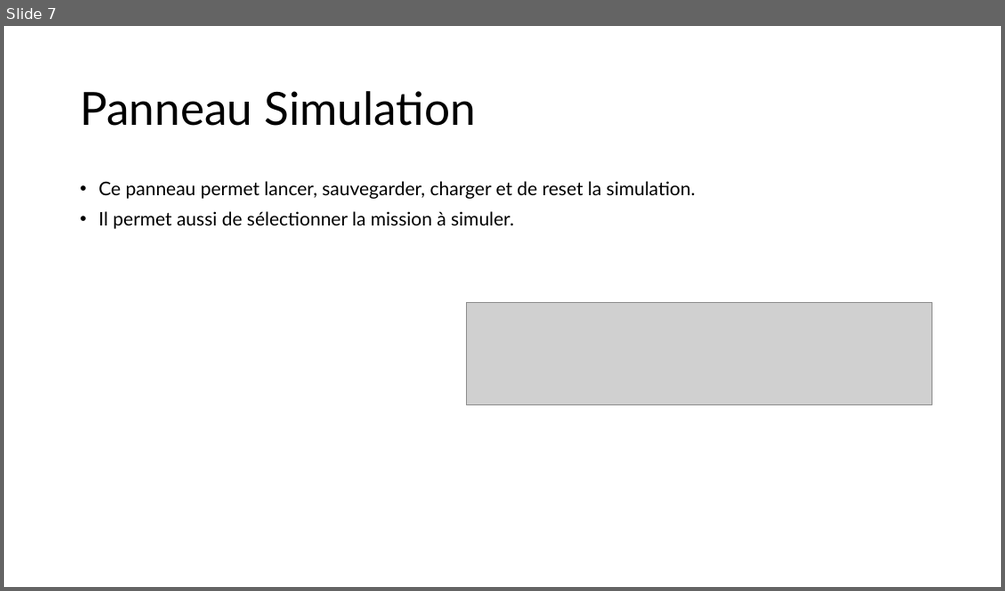
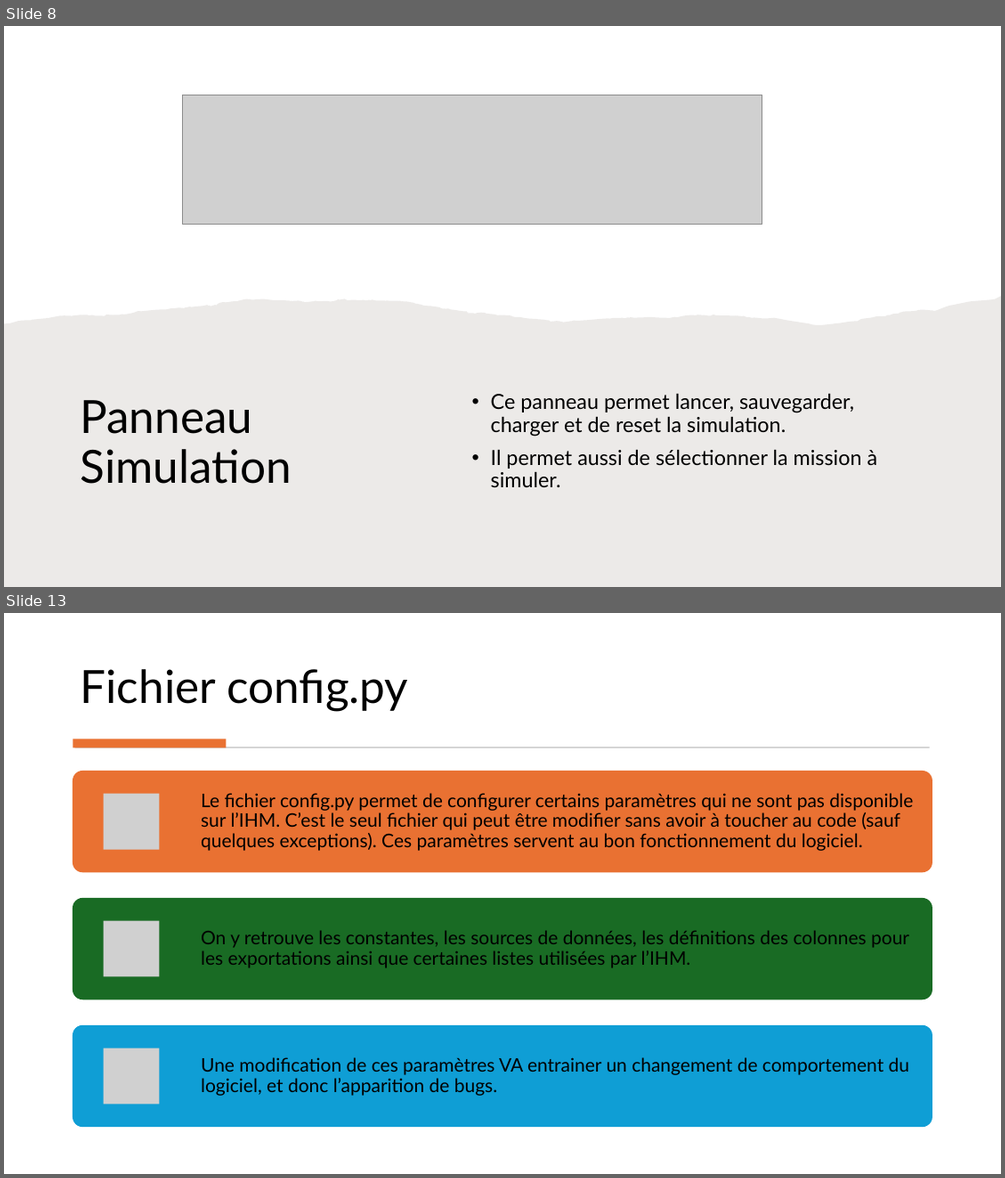
Before and after one commit to leoid3/EO_Tools, a slide deck: User guide.pptx. Shown one above the other, each under a label of ours: slide 7 before the commit, slides 8 and 13 after it; the slides between them are not shown. The pictures are 1005x591 and 1005x1178 pixels, drawn with LibreOffice and Linux fonts; fonts in the diff are those of the drawing; grey boxes stand for pictures. Boxes give left, top, right and bottom in pixels: in the first picture for what was removed or moved away, otherwise in the second. Text is boxed around its words. In the diff, an @@ line names an element or a change of style, - is before the commit and + after.

```diff
--- a/User guide.pptx
+++ b/User guide.pptx
@@ slide 13 added at box(4, 613, 1001, 1174), background #FFFFFF @@
@@ title added at box(81, 669, 408, 712), 44 pt, text #000000 @@
+Fichier config.py
@@ rectangle added at box(73, 738, 226, 747), fill #E97132 @@
@@ rectangle added at box(75, 747, 930, 748), fill #D5D5D5 @@
@@ group added at box(73, 771, 933, 1127): 3 rounded rectangles, 3 pictures, 3 texts @@
+Le fichier config.py permet de configurer certains paramètres qui ne sont pas disponible sur l’IHM. C’est le seul fichier qui peut être modifier sans avoir à toucher au code (sauf quelques exceptions). Ces paramètres servent au bon fonctionnement du logiciel.
+On y retrouve les constantes, les sources de données, les définitions des colonnes pour les exportations ainsi que certaines listes utilisées par l’IHM.
+Une modification de ces paramètres VA entrainer un changement de comportement du logiciel, et donc l’apparition de bugs.
@@ what was slide 7 is now slide 8 @@
@@ slide 8 changed as well @@
@@ picture added at box(183, 95, 762, 224) @@
@@ freeform shape added at box(4, 296, 1001, 587), fill #82766A at 15% opacity @@
@@ picture removed at box(467, 302, 933, 404) @@
@@ title "Panneau Simulation" rewrapped from box(80, 91, 476, 126) to box(80, 400, 291, 483) @@
@@ text "Ce panneau permet lancer, sauvegarder, ...": place and size @@
-text "Ce panneau permet lancer, sauvegarder, ..." at box(98, 181, 696, 229)
+text "Ce panneau permet lancer, sauvegarder, ..." at box(491, 393, 878, 487)
@@ text "Ce panneau permet lancer, sauvegarder, ..." at box(491, 393, 878, 487): size 18 to 20 pt; vertical alignment top to middle @@
```
Also in this commit, not shown: 5 other slides changed, 7 other slides added, 1 slide removed, 5 other files.
